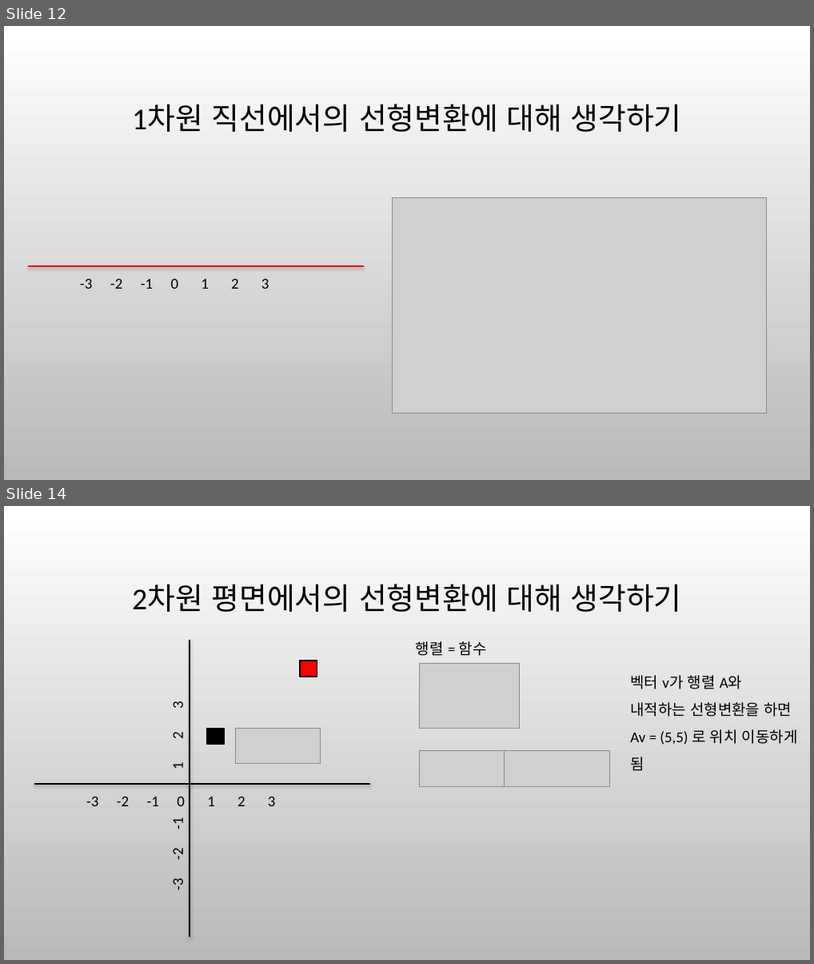
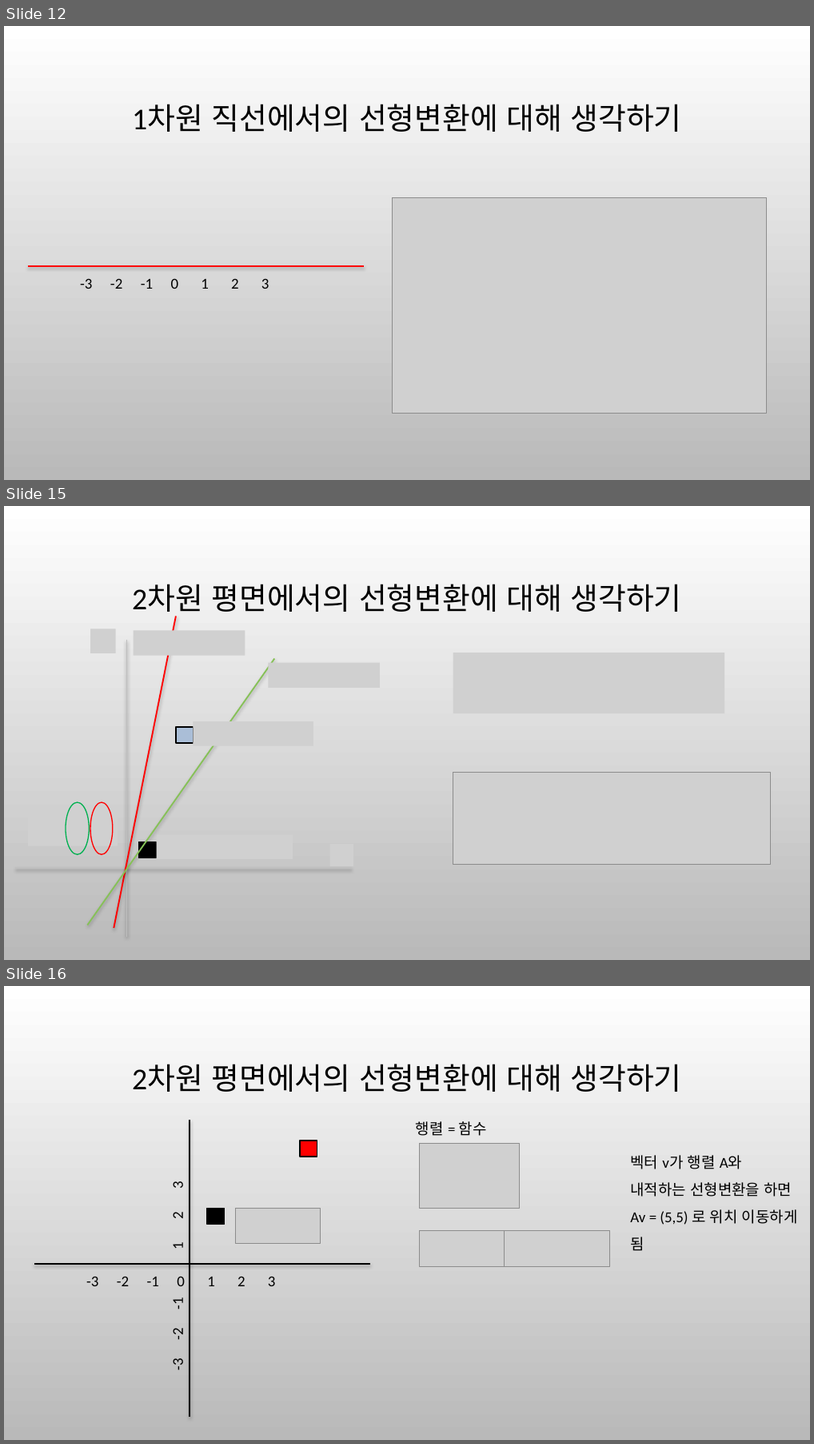
Before and after one commit to ancestor9/mathematics-for-machine-learning, a slide deck: 6_Matrix_vectors.pptx. Shown one above the other, each under a label of ours: slides 12 and 14 before the commit, slides 12, 15 and 16 after it; the slides between them are not shown. The pictures are 814x964 and 814x1444 pixels, drawn with LibreOffice and Linux fonts; fonts in the diff are those of the drawing; grey boxes stand for pictures; background and template pictures are left out. Boxes give left, top, right and bottom in pixels: in the first picture for what was removed or moved away, otherwise in the second. Text is boxed around its words. In the diff, an @@ line names an element or a change of style, - is before the commit and + after.

```diff
--- a/6_Matrix_vectors.pptx
+++ b/6_Matrix_vectors.pptx
@@ slide 15 added at [4, 506, 810, 960], background picture (left out) @@
@@ title added at [132, 584, 682, 616], 36 pt, text #000000 @@
+2차원 평면에서의 선형변환에 대해 생각하기
@@ line added from (176, 616) to (114, 928), #FF0000 1.75 pt @@
@@ picture added at [90, 629, 116, 653] @@
@@ line added from (127, 640) to (127, 936), #BFBFBF 1.75 pt @@
@@ picture added at [134, 631, 246, 656] @@
@@ line added from (275, 659) to (87, 924), #86C157 1.75 pt @@
@@ picture added at [268, 663, 380, 688] @@
@@ picture added at [454, 652, 725, 713] @@
@@ picture added at [194, 721, 314, 745] @@
@@ rectangle added at [176, 727, 193, 743], fill #AABED7, outline #000000 1.25 pt @@
@@ picture added at [454, 772, 772, 864] @@
@@ picture added at [28, 809, 118, 846] @@
@@ ellipse added at [66, 803, 90, 855], outline #00B050 1.25 pt @@
@@ ellipse added at [90, 803, 113, 855], outline #FF0000 1.25 pt @@
@@ picture added at [157, 835, 293, 859] @@
@@ rectangle added at [139, 842, 156, 857], fill #000000, outline #000000 1.25 pt @@
@@ picture added at [330, 844, 354, 866] @@
@@ line added from (15, 868) to (352, 868), #BFBFBF 1.75 pt @@
@@ what was slide 14 is now slide 16 @@
```
Also in this commit, not shown: 2 slides changed, 2 other slides added.
